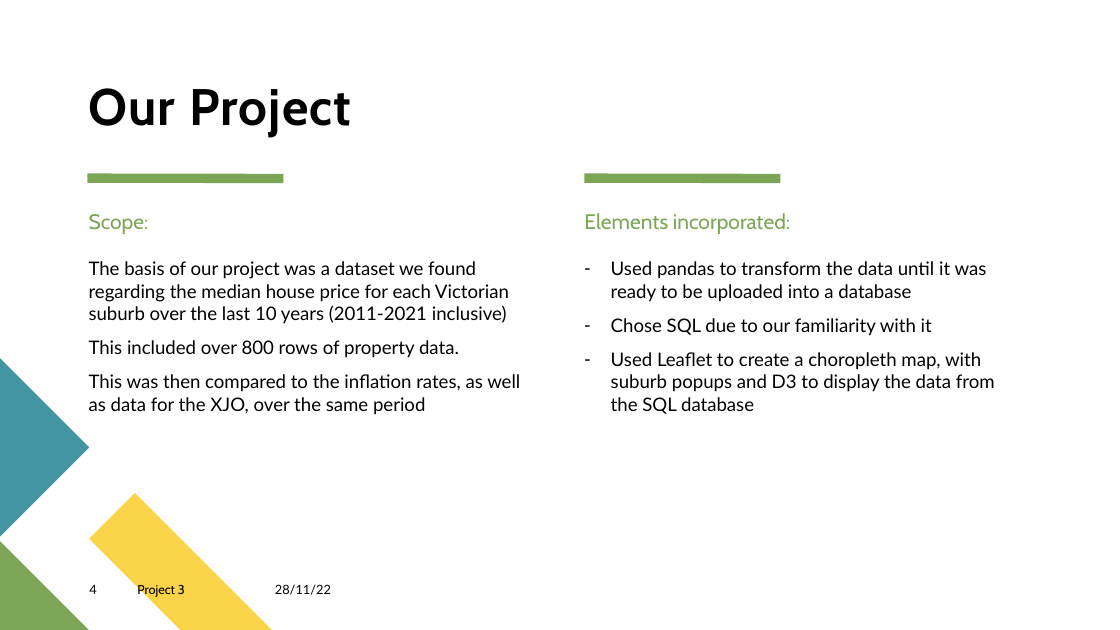
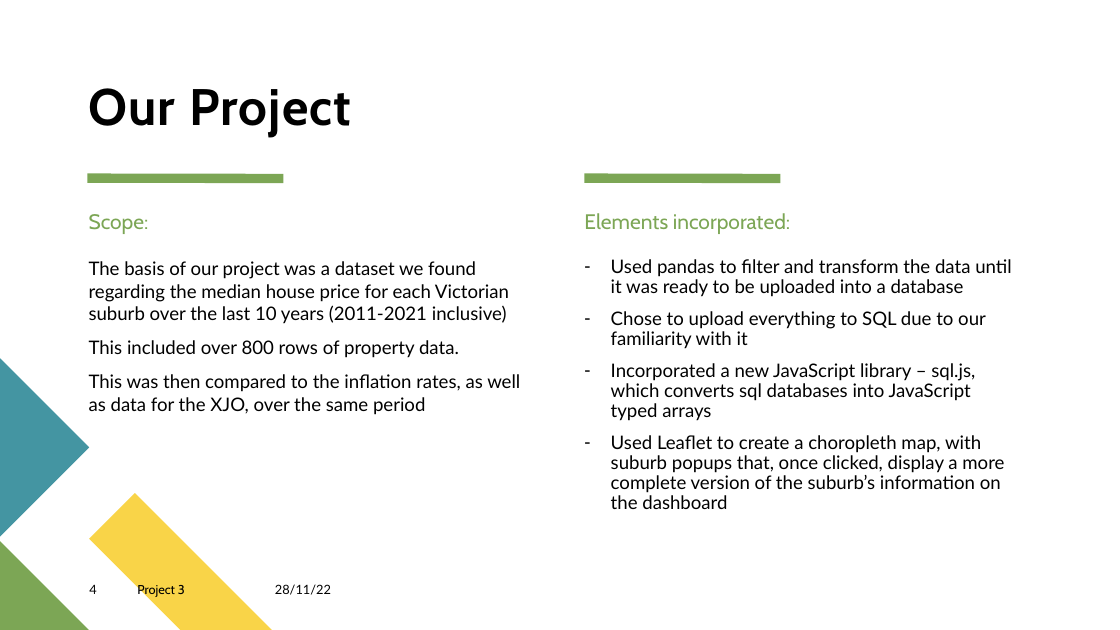
Before and after one commit to panlovelyda/Project-3-Group-8, a slide deck: slide 4 of Victoria Housing Median Price Change from 2011-2021.pptx. Drawn at 1120x630 pixels with LibreOffice and Linux fonts; fonts in the diff are those of the drawing. Boxes give left, top, right and bottom in pixels: in the first picture for what was removed or moved away, otherwise in the second. Text is boxed around its words. In the diff, an @@ line names an element or a change of style, - is before the commit and + after.

Commit message:
Final slide update on my end

```diff
--- a/Victoria Housing Median Price Change from 2011-2021.pptx
+++ b/Victoria Housing Median Price Change from 2011-2021.pptx
@@ text at <box>611,259,1011,509</box>: text changed @@
-– Used pandas to transform the data until it was ready to be uploaded into a database
-– Chose SQL due to our familiarity with it
-– Used Leaflet to create a choropleth map, with suburb popups and D3 to display the data from the SQL database
+– Used pandas to filter and transform the data until it was ready to be uploaded into a database
+– Chose to upload everything to SQL due to our familiarity with it
+– Incorporated a new JavaScript library – sql.js, which converts sql databases into JavaScript typed arrays
+– Used Leaflet to create a choropleth map, with suburb popups that, once clicked, display a more complete version of the suburb’s information on the dashboard
```
